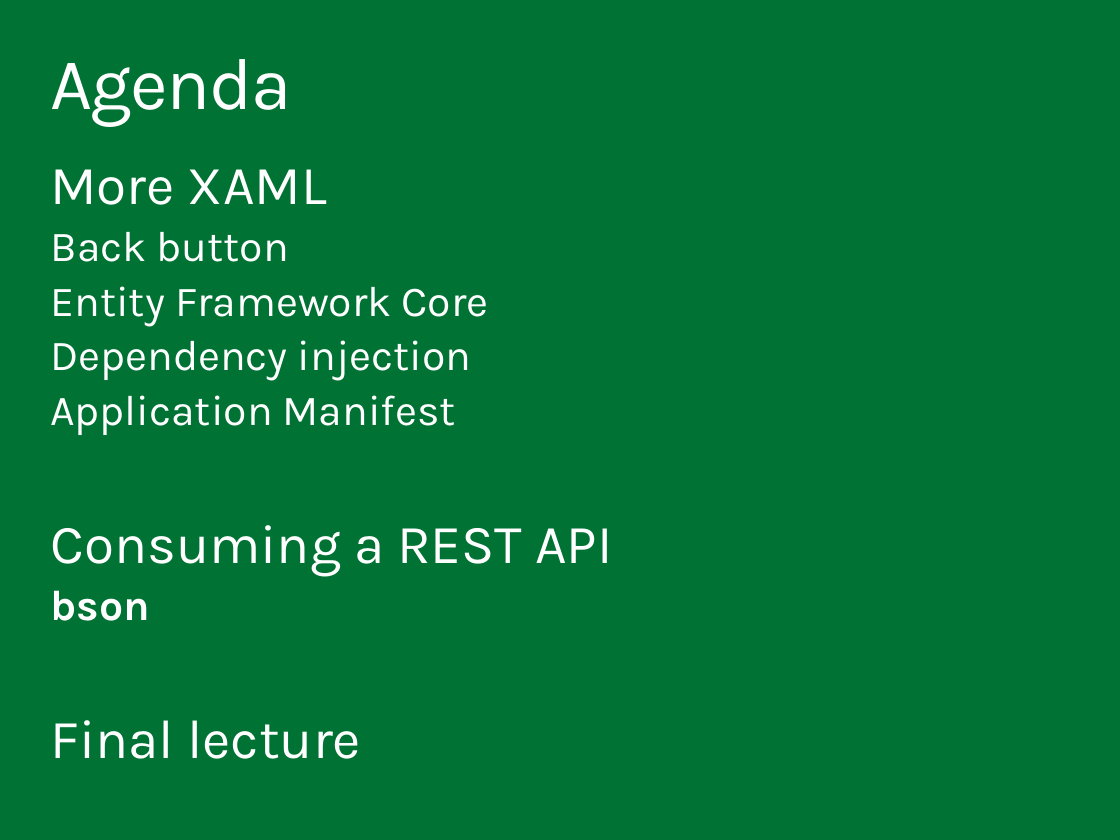
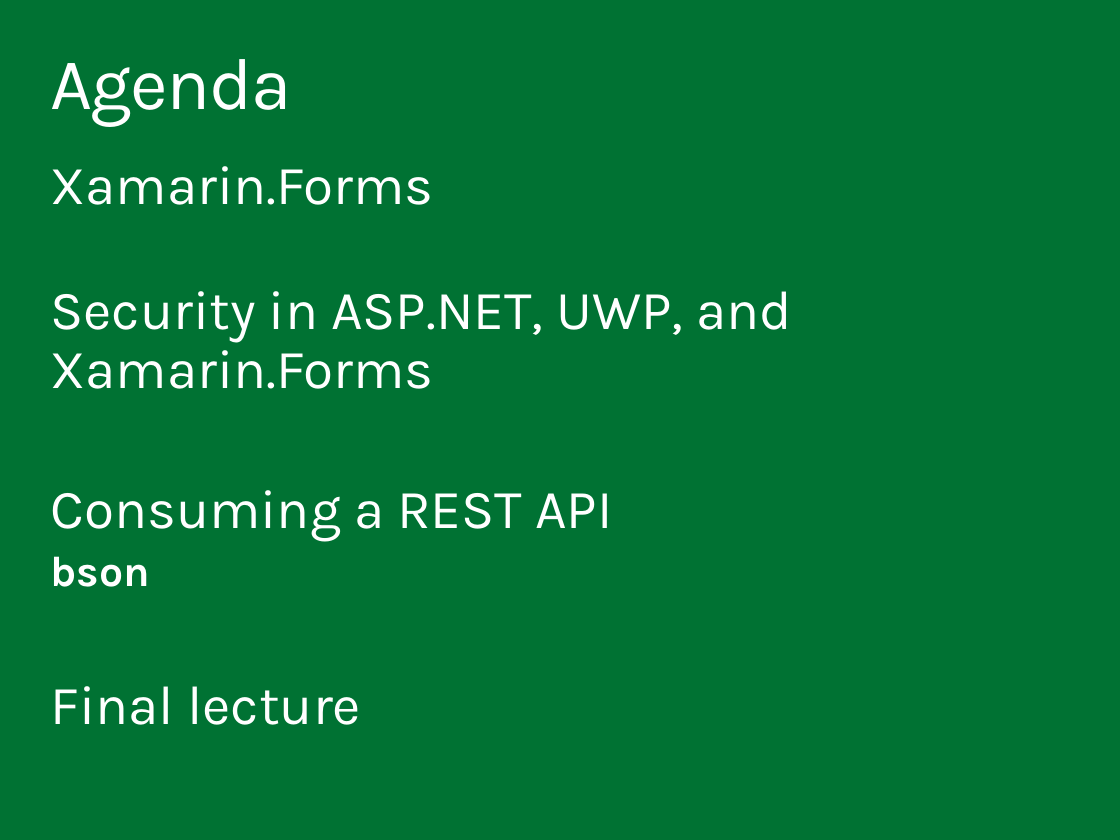
Before and after one commit to ondfisk/BDSA2017, a slide deck: slide 2 of Slides/Lecture10 - Apps part II.pptx. Drawn at 1120x840 pixels with LibreOffice and Linux fonts; fonts in the diff are those of the drawing. Boxes give left, top, right and bottom in pixels: in the first picture for what was removed or moved away, otherwise in the second. Text is boxed around its words. In the diff, an @@ line names an element or a change of style, - is before the commit and + after.

Commit message:
Lecture 10 web api added

```diff
--- a/Slides/Lecture10 - Apps part II.pptx
+++ b/Slides/Lecture10 - Apps part II.pptx
@@ text at box(50, 166, 792, 389): text changed; size 28 to 36 pt @@
-More XAML
-Back button
-Entity Framework Core
-Dependency injection
-Application Manifest
+Xamarin.Forms
+Security in ASP.NET, UWP, and Xamarin.Forms
```
Also in this commit, not shown: 1 other slide changed, 35 other files.
